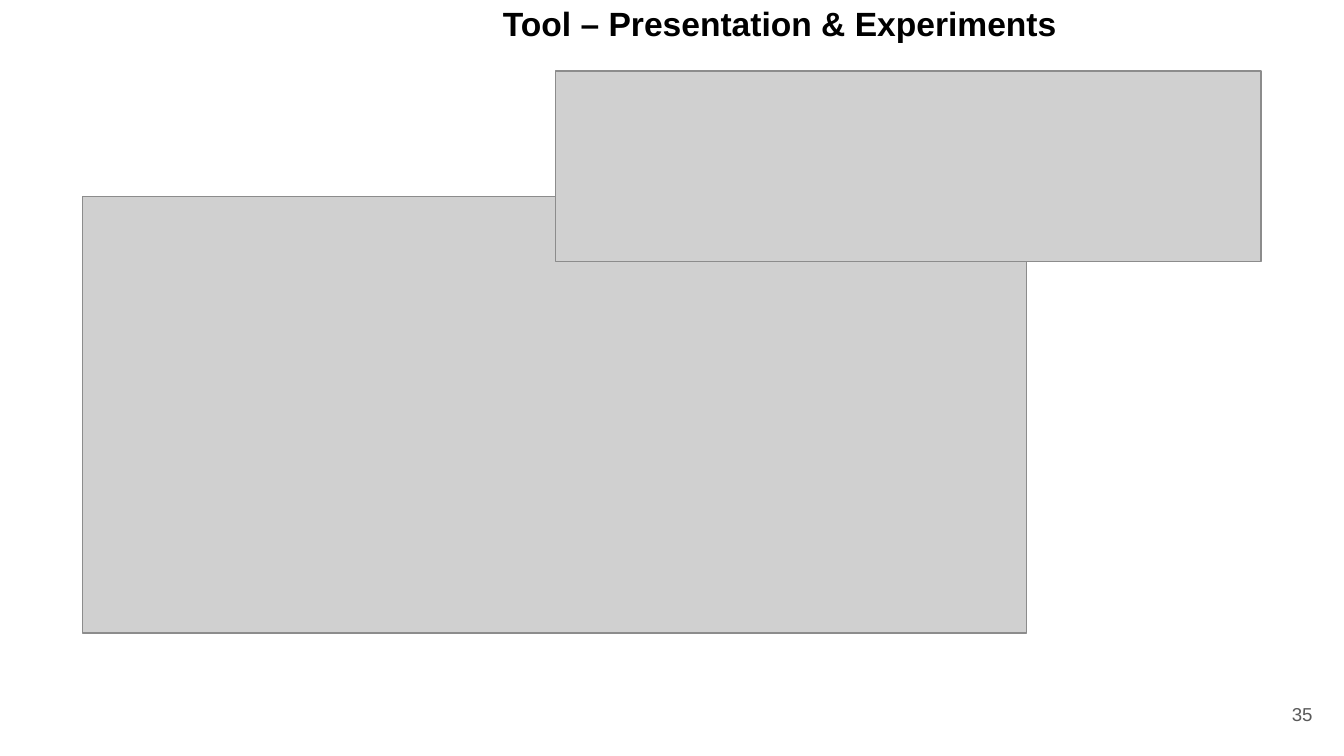
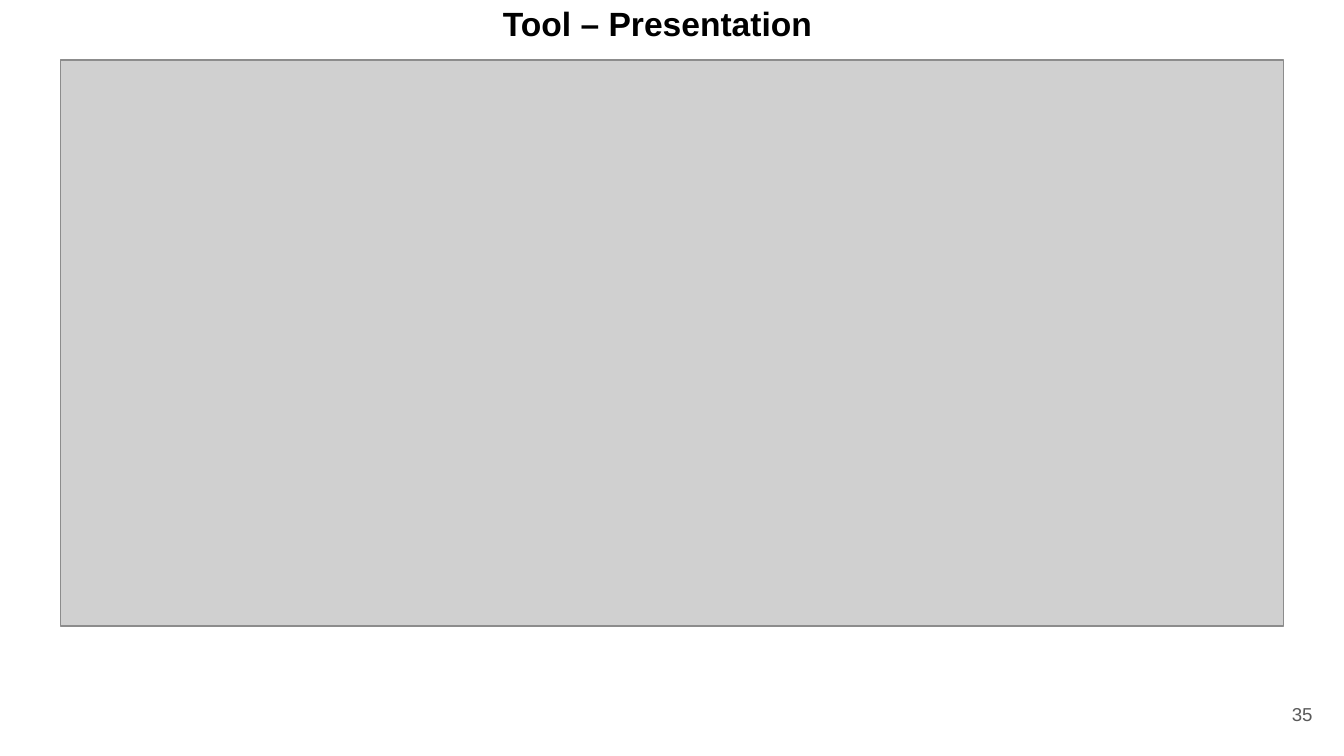
Before and after one commit to QuentinNivon/quentinnivon.github.io, a slide deck: slide 35 of presentations/LLM-Based_Generation_of_BPMN_Workflows_From_Textual_Descriptions.pptx. Drawn at 1344x756 pixels with LibreOffice and Linux fonts; fonts in the diff are those of the drawing; grey boxes stand for pictures; background and template pictures are left out. Boxes give left, top, right and bottom in pixels: in the first picture for what was removed or moved away, otherwise in the second. Text is boxed around its words. In the diff, an @@ line names an element or a change of style, - is before the commit and + after.

```diff
--- a/presentations/LLM-Based_Generation_of_BPMN_Workflows_From_Textual_Descriptions.pptx
+++ b/presentations/LLM-Based_Generation_of_BPMN_Workflows_From_Textual_Descriptions.pptx
@@ text at box(503, 11, 812, 37): text changed @@
-Tool – Presentation & Experiments
+Tool – Presentation
@@ picture: place and size @@
-picture at box(82, 196, 1025, 633)
+picture at box(60, 60, 1284, 626)
@@ picture removed at box(555, 71, 1261, 262) @@
```
Also in this commit, not shown: 1 other slide changed, 5 slides added, 3 other files.
